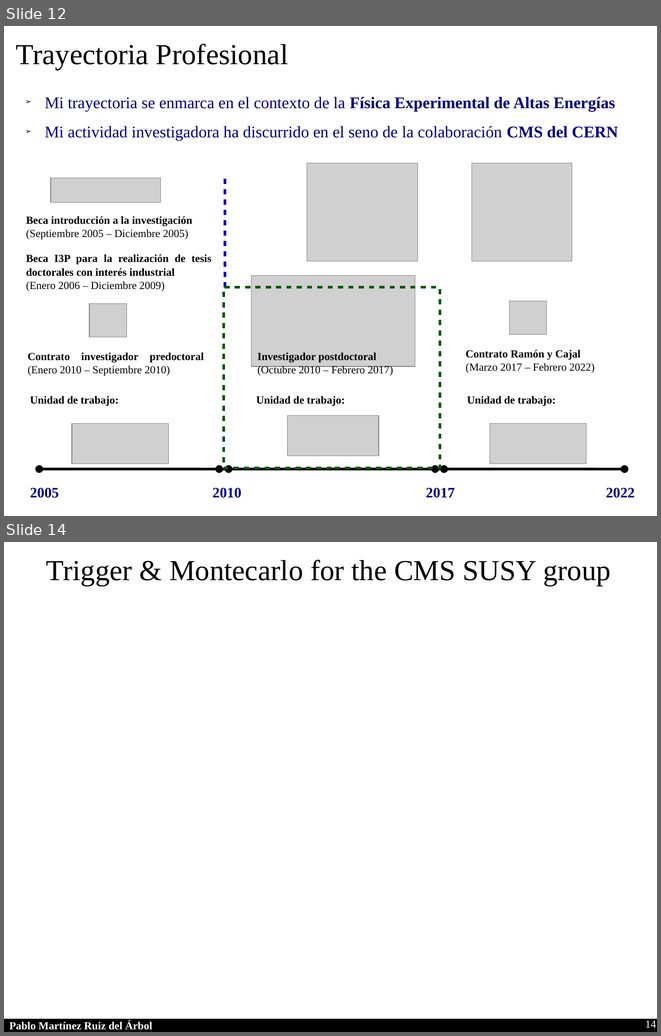
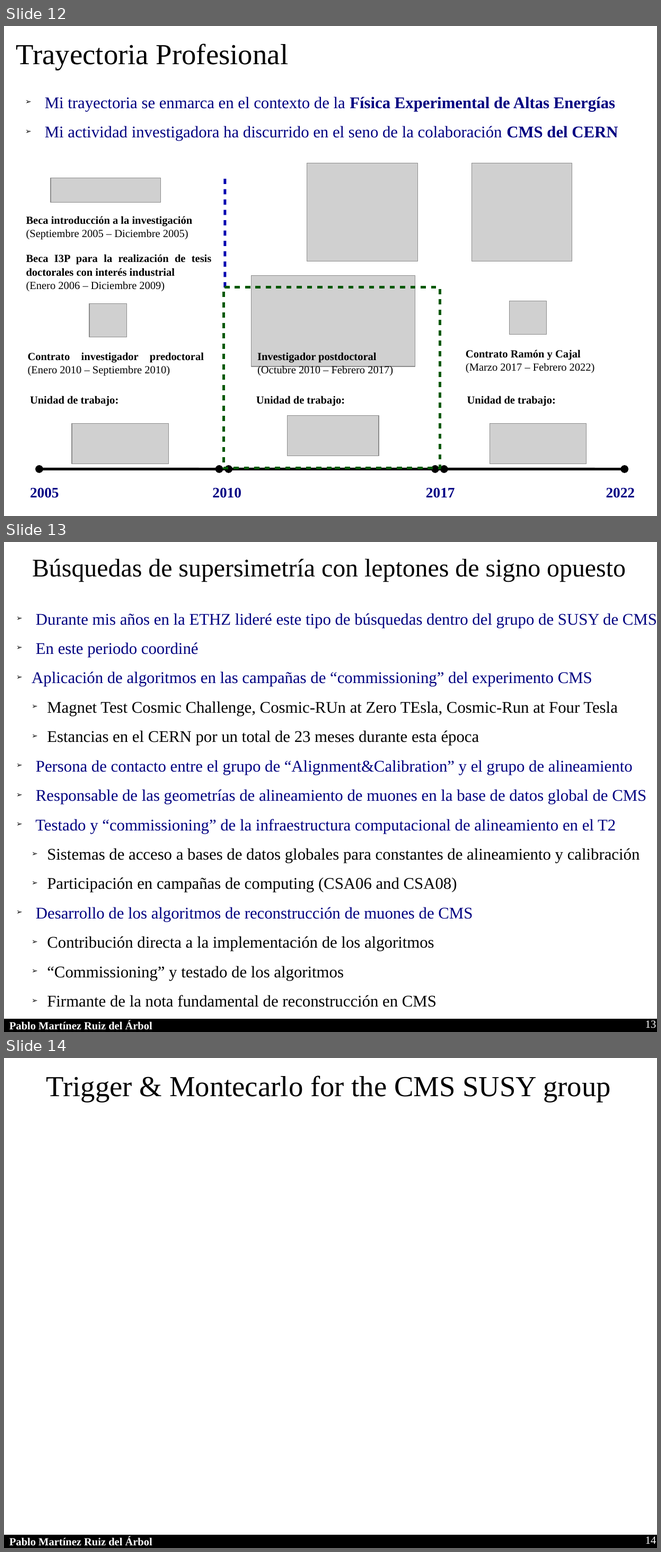
Before and after one commit to parbol/Plaza, a slide deck: Presentacion/Presentacion.odp. Shown one above the other, each under a label of ours: slides 12 and 14 before the commit, slides 12, 13 and 14 after it; the slides between them are not shown. The pictures are 661x1036 and 661x1552 pixels, drawn with LibreOffice and Linux fonts; fonts in the diff are those of the drawing; grey boxes stand for pictures; background and template pictures are left out. Boxes give left, top, right and bottom in pixels: in the first picture for what was removed or moved away, otherwise in the second. Text is boxed around its words. In the diff, an @@ line names an element or a change of style, - is before the commit and + after.

Commit message:
Changes

```diff
--- a/Presentacion/Presentacion.odp
+++ b/Presentacion/Presentacion.odp
@@ slide 13 added at [4, 542, 657, 1032], background #FFFFFF; not listed: 2 template elements that a slide beside it also shows @@
@@ text added at [32, 558, 626, 582], 28 pt, text #000000 @@
+Búsquedas de supersimetría con leptones de signo opuesto
@@ text added at [32, 613, 657, 1007], 18 pt, text #000080 @@
+➢ Durante mis años en la ETHZ lideré este tipo de búsquedas dentro del grupo de SUSY de CMS
+➢ En este periodo coordiné
+➢ Aplicación de algoritmos en las campañas de “commissioning” del experimento CMS
+  ➢ Magnet Test Cosmic Challenge, Cosmic-RUn at Zero TEsla, Cosmic-Run at Four Tesla
+  ➢ Estancias en el CERN por un total de 23 meses durante esta época
+➢ Persona de contacto entre el grupo de “Alignment&Calibration” y el grupo de alineamiento
+➢ Responsable de las geometrías de alineamiento de muones en la base de datos global de CMS
+➢ Testado y “commissioning” de la infraestructura computacional de alineamiento en el T2
+  ➢ Sistemas de acceso a bases de datos globales para constantes de alineamiento y calibración
+  ➢ Participación en campañas de computing (CSA06 and CSA08)
+➢ Desarrollo de los algoritmos de reconstrucción de muones de CMS
+  ➢ Contribución directa a la implementación de los algoritmos
+  ➢ “Commissioning” y testado de los algoritmos
+  ➢ Firmante de la nota fundamental de reconstrucción en CMS
@@ page number added at [645, 1020, 656, 1028], 12 pt, text #FFFFFF @@
+13
```
Also in this commit, not shown: 1 slide removed.
